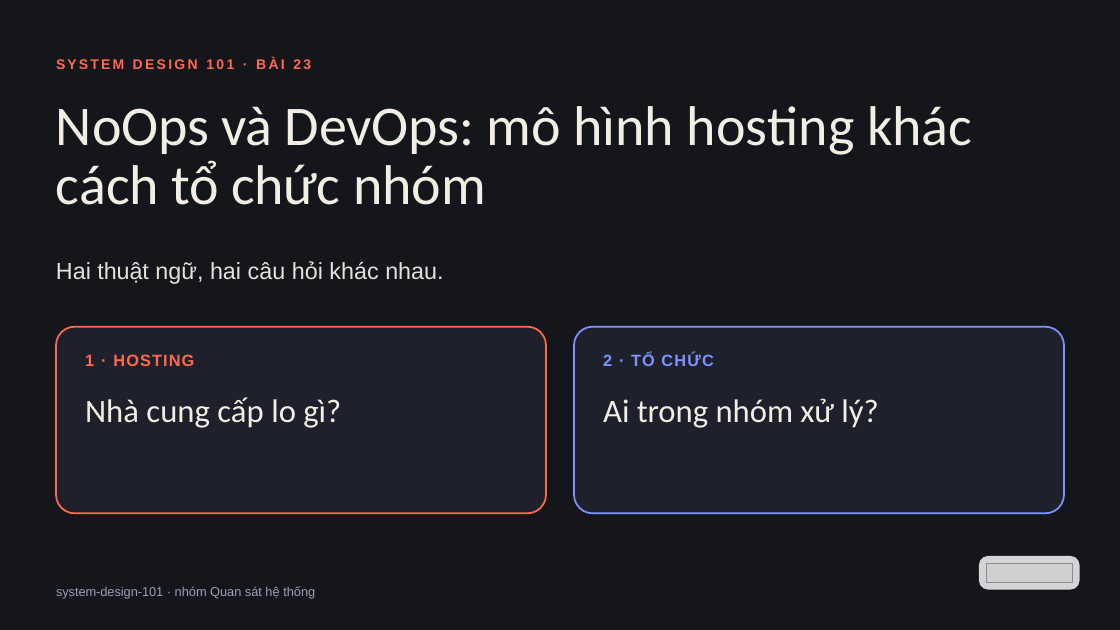
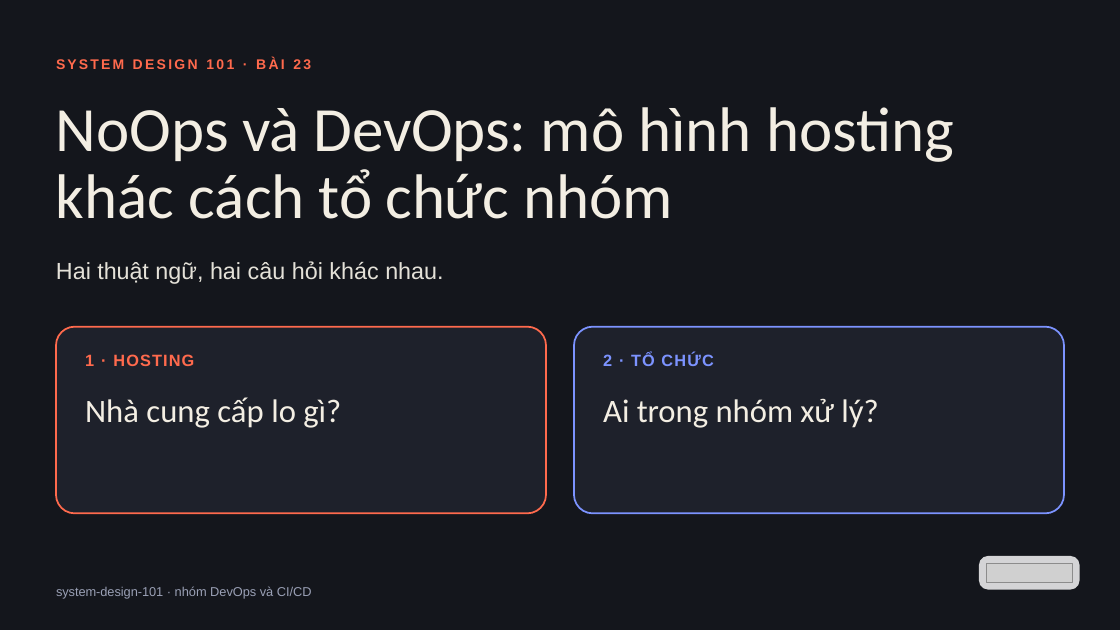
Before and after one commit to vohoailinh90/tool-marketing-studio, a slide deck: slide 1 of system-design-101/vi/lessons/sd-13-023/slides/sd-13-023.pptx. Drawn at 1120x630 pixels with LibreOffice and Linux fonts; fonts in the diff are those of the drawing; grey boxes stand for pictures. Boxes give left, top, right and bottom in pixels: in the first picture for what was removed or moved away, otherwise in the second. Text is boxed around its words. In the diff, an @@ line names an element or a change of style, - is before the commit and + after.

```diff
--- a/system-design-101/vi/lessons/sd-13-023/slides/sd-13-023.pptx
+++ b/system-design-101/vi/lessons/sd-13-023/slides/sd-13-023.pptx
@@ text "NoOps và DevOps: mô hình ..." at bbox=[56, 107, 954, 219]: size 72 to 81 pt; letter spacing -0.8 to -0.9 pt in "và"; line spacing 76.3pt to 85.9pt @@
@@ text at bbox=[56, 586, 312, 599]: text changed @@
-system-design-101 · nhóm Quan sát hệ thống
+system-design-101 · nhóm DevOps và CI/CD
```
Also in this commit, not shown: 5 other slides changed, 4 other files.
